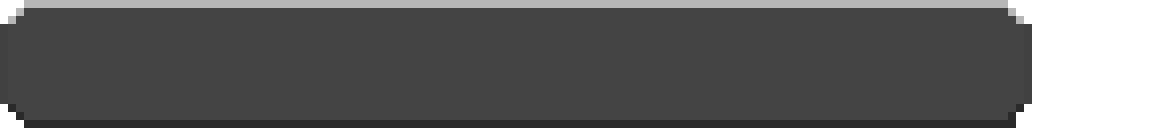
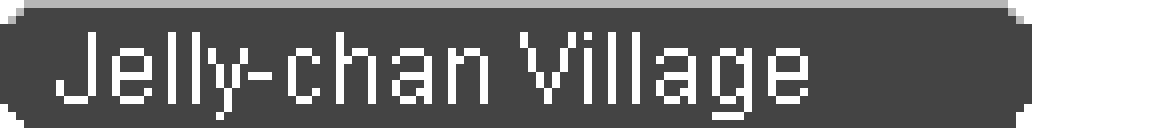
Layer changes from the first 1152x128 image to the second:
added layer "Jelly-chan Village" above "BG" over left=56, top=32, right=808, bottom=120
renamed "pmmlock24.png" to "BG", painted on it over left=0, top=24, right=1032, bottom=128
renamed "Pasted Layer" to "JP", showed it, painted on it over left=80, top=32, right=808, bottom=120
